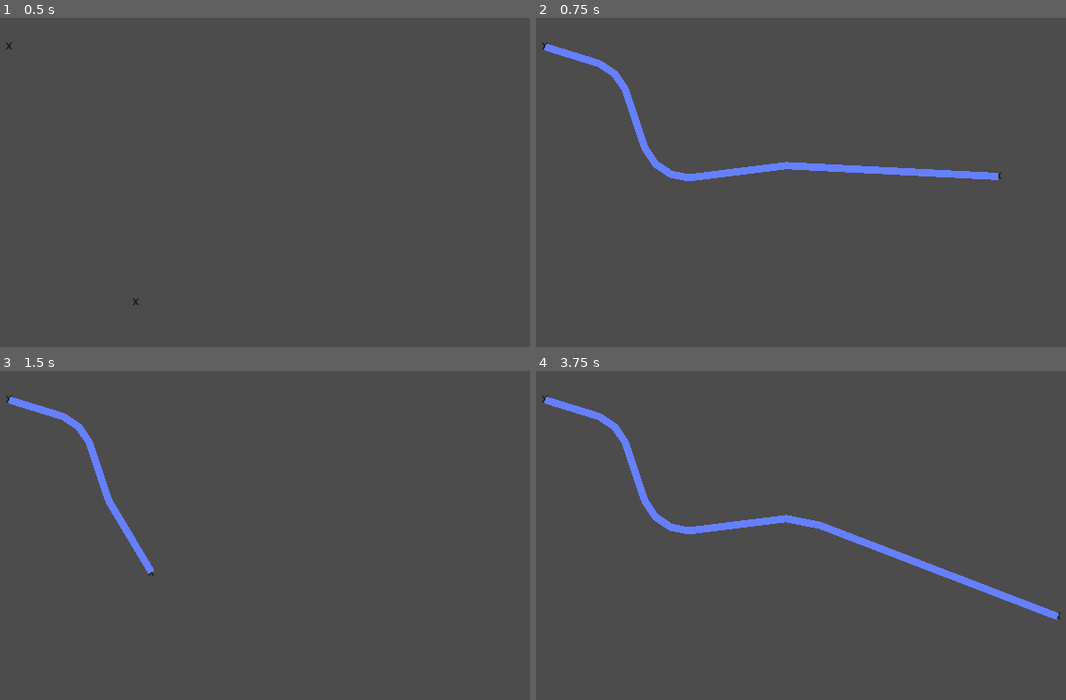
Above: before the commit, frames 1-4 (two rows, left to right).
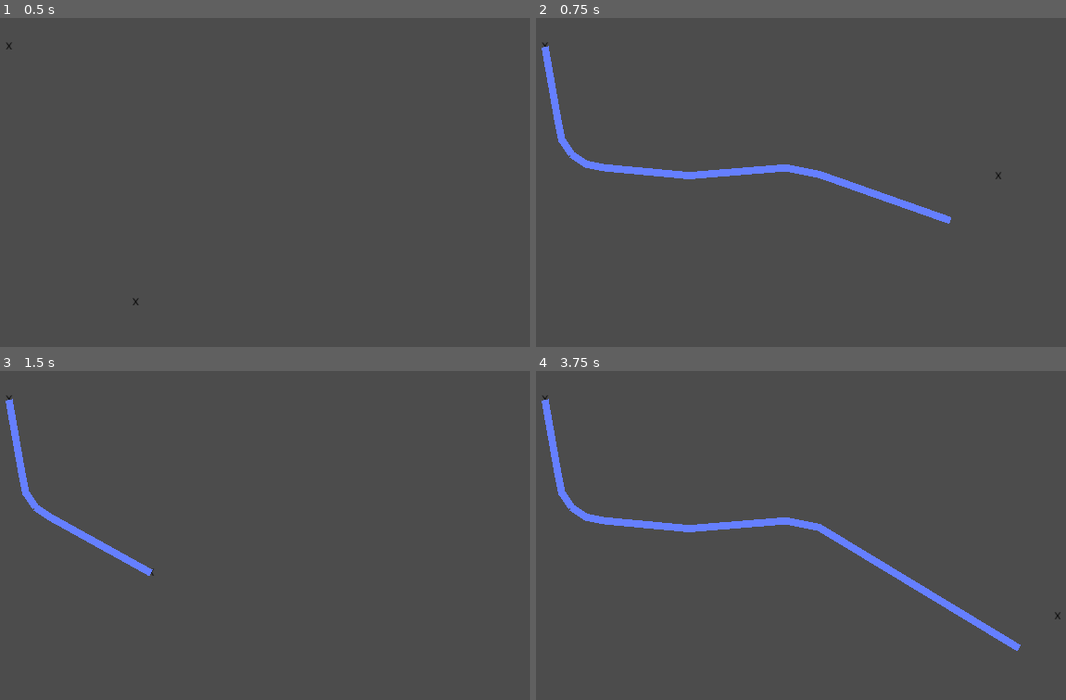
Above: after the commit, the same moments.

Repository: accmltr/top-down-defense
Game: Godot game, scene res://Scenes/pathfindingTestScene.tscn
Same seed, same stepped clock (60 frames per second), same inputs: the game is played once before the commit and once after it.
Inputs (mouse positions are in pixels of both pictures, inside the frame that each line leads up to):
- Up to frame 1 (0.5 s): no input
- Up to frame 2 (0.75 s): tap Enter at 0.5 s; move the mouse to (997, 175) at 0.52 s; press the mouse at (997, 175) at 0.53 s
- Up to frame 3 (1.5 s): tap Space at 1.25 s; move the mouse to (148, 571) at 1.27 s; release the mouse at (148, 571) at 1.28 s; click (148, 571) at 1.35 s
- Up to frame 4 (3.75 s): tap Enter at 2, 3.5 s; move the mouse to (907, 456) at 2.02 s; press the mouse at (907, 456) at 2.03 s; tap Space at 2.75 s; move the mouse to (795, 637) at 2.77 s; release the mouse at (795, 637) at 2.78 s; click (795, 637) at 2.85 s; move the mouse to (1055, 617) at 3.52 s; press the mouse at (1055, 617) at 3.53 s

Frame 1 is identical in both runs. In frame 2, 3.3% of the frame differs, in the area x 1-88%, y 7-63%; in frame 3, 1.9%; in frame 4, 3.8%, in the area x 1-99%, y 7-86%.

Commit message:
Cleaned up MapPathfinder.gd and made a nice Scene for it MapPathfinder.tscn
The pathfinder now has a .generate(colliders) function that works only on colliders with circleshapes. The base navpoly is found as a child called "BaseNavPolygon", and turret/wall infaltion distance is set at MapPathfinder.inflate_distance.

Diff:
--- /dev/null
+++ b/Top-down Defense (Godot Project)/Scenes/MapPathfinder.tscn
@@ -0,0 +1,51 @@
+[gd_scene load_steps=2 format=2]
+
+[ext_resource path="res://Scripts/MapPathfinder.gd" type="Script" id=1]
+
+[node name="MapPathfinder" type="Navigation2D"]
+script = ExtResource( 1 )
+
+[node name="BaseNavPolygon" type="Polygon2D" parent="."]
+color = Color( 0.466667, 1, 0.87451, 0.364706 )
+polygon = PoolVector2Array( 285, 81, 453, 94, 766, 434, 276, 523, 20, 276, 36, 161, 64, 27 )
+
+[node name="NavigationPolygonInstance" type="NavigationPolygonInstance" parent="."]
+
+[node name="Node2D" type="Node2D" parent="."]
+visible = false
+position = Vector2( 111, 91 )
+
+[node name="Label" type="Label" parent="Node2D"]
+modulate = Color( 0, 0, 0, 1 )
+anchor_left = 0.5
+anchor_top = 0.5
+anchor_right = 0.5
+anchor_bottom = 0.5
+margin_left = -20.0
+margin_top = -7.0
+margin_right = 20.0
+margin_bottom = 7.0
+text = "X"
+align = 1
+valign = 1
+
+[node name="Node2D2" type="Node2D" parent="."]
+visible = false
+position = Vector2( 286, 444 )
+
+[node name="Label2" type="Label" parent="Node2D2"]
+modulate = Color( 0, 0, 0, 1 )
+anchor_left = 0.5
+anchor_top = 0.5
+anchor_right = 0.5
+anchor_bottom = 0.5
+margin_left = -20.0
+margin_top = -7.0
+margin_right = 20.0
+margin_bottom = 7.0
+text = "X"
+align = 1
+valign = 1
+
+[node name="Line2D" type="Line2D" parent="."]
+visible = false
--- a/Top-down Defense (Godot Project)/Scenes/pathfindingTestScene.tscn
+++ b/Top-down Defense (Godot Project)/Scenes/pathfindingTestScene.tscn
@@ -1,6 +1,13 @@
-[gd_scene load_steps=4 format=2]
+[gd_scene load_steps=5 format=2]
 
-[ext_resource path="res://Scripts/Pathfinder.gd" type="Script" id=1]
+[ext_resource path="res://Scenes/MapPathfinder.tscn" type="PackedScene" id=1]
+
+[sub_resource type="GDScript" id=3]
+script/source = "extends Node2D
+
+func _ready():
+	$MapPathfinder.generate_navpoly($\"Circle Colliders\".get_children())
+"
 
 [sub_resource type="CircleShape2D" id=1]
 radius = 50.8035
@@ -9,10 +16,7 @@
 radius = 107.056
 
 [node name="test scene" type="Node2D"]
-
-[node name="NavigationPolygonVisualizer" type="Polygon2D" parent="."]
-color = Color( 0.121569, 0.72549, 0.129412, 1 )
-polygon = PoolVector2Array( 457, 49, 209, 14, 70, 94, 128, 272, 344, 527, 618, 537, 920, 331, 778, 5 )
+script = SubResource( 3 )
 
 [node name="Circle Colliders" type="Node" parent="."]
 
@@ -29,50 +33,13 @@
 shape = SubResource( 1 )
 
 [node name="turret4" type="CollisionShape2D" parent="Circle Colliders"]
-position = Vector2( 161, 175 )
+position = Vector2( 192, 195 )
 shape = SubResource( 1 )
 
 [node name="Wall" type="CollisionShape2D" parent="Circle Colliders"]
 position = Vector2( 444, 377 )
 shape = SubResource( 2 )
 
-[node name="Navigation2D" type="Navigation2D" parent="."]
-script = ExtResource( 1 )
-
-[node name="NavigationPolygonInstance" type="NavigationPolygonInstance" parent="Navigation2D"]
-
-[node name="Node2D" type="Node2D" parent="Navigation2D"]
-position = Vector2( 111, 91 )
-
-[node name="Label" type="Label" parent="Navigation2D/Node2D"]
-modulate = Color( 0, 0, 0, 1 )
-anchor_left = 0.5
-anchor_top = 0.5
-anchor_right = 0.5
-anchor_bottom = 0.5
-margin_left = -20.0
-margin_top = -7.0
-margin_right = 20.0
-margin_bottom = 7.0
-text = "X"
-align = 1
-valign = 1
-
-[node name="Node2D2" type="Node2D" parent="Navigation2D"]
-position = Vector2( 286, 444 )
-
-[node name="Label2" type="Label" parent="Navigation2D/Node2D2"]
-modulate = Color( 0, 0, 0, 1 )
-anchor_left = 0.5
-anchor_top = 0.5
-anchor_right = 0.5
-anchor_bottom = 0.5
-margin_left = -20.0
-margin_top = -7.0
-margin_right = 20.0
-margin_bottom = 7.0
-text = "X"
-align = 1
-valign = 1
-
-[node name="Line2D" type="Line2D" parent="Navigation2D"]
+[node name="MapPathfinder" parent="." instance=ExtResource( 1 )]
+inflate_distance = 12.0
+test_mode = true
--- /dev/null
+++ b/Top-down Defense (Godot Project)/Scripts/Libraries/Acc_Geometry.gd
@@ -0,0 +1,8 @@
+extends Node
+
+func create_circle_polygon(radius: float, pos: Vector2 = Vector2.ZERO, vertices: float = 16) -> PoolVector2Array:
+	var arm = Vector2.RIGHT * radius
+	var points = PoolVector2Array()
+	for i in vertices:
+		points.append(arm.rotated(i * 2.0 * PI / vertices) + pos)
+	return points
--- /dev/null
+++ b/Top-down Defense (Godot Project)/Scripts/MapPathfinder.gd
@@ -0,0 +1,118 @@
+extends Navigation2D
+
+class_name MapPathfinder
+
+onready var navpoly_instance = $NavigationPolygonInstance
+var base_poly: PoolVector2Array
+export var inflate_distance: float = 10
+
+export var test_mode: bool = false
+
+func _ready():
+	base_poly = $BaseNavPolygon.polygon
+	$BaseNavPolygon.queue_free()
+
+	# Testing:
+	if test_mode:
+		generate_navpoly(get_node("../Circle Colliders").get_children())
+		$Line2D.visible = true
+		$Node2D.visible = true
+		$Node2D2.visible = true
+
+# Testing:
+func _input(event):
+	if test_mode:
+		if event.is_action_pressed("LeftMouse"):
+			$Node2D2.global_position = get_global_mouse_position()
+			$Line2D.points = get_simple_path($Node2D.global_position, $Node2D2.global_position)
+
+func generate_navpoly(circleCols: Array):
+	var circles = _make_circles(circleCols)
+	var islands = _generate_islands(circles, inflate_distance)
+	var polies = _incorporate_polies(base_poly, islands)
+	_set_nav_polies(polies)
+
+func _make_circles(colliders: Array) -> PoolVector3Array:
+	# Only takes CircleShape2Ds.
+	var circles = PoolVector3Array()
+	for c in colliders:
+		circles.append(Vector3(c.global_position.x, c.global_position.y, (c.shape as CircleShape2D).radius))
+	return circles
+
+func _incorporate_polies(_base_poly: PoolVector2Array, polies: Array) -> Array:
+	var base = _base_poly
+	var contained_polies = []
+	for p in polies:
+		var res = Geometry.clip_polygons_2d(base, p)
+		if res.size() == 1:
+			base = res[0]
+		if res.size() == 2:
+			if Geometry.is_polygon_clockwise(res[0]):
+				base = res[1]
+				contained_polies.append(res[0])
+			else:
+				base = res[0]
+				contained_polies.append(res[1])
+	contained_polies.append(base)
+	return contained_polies
+
+func _set_nav_polies(polies: Array):
+	var polygon = NavigationPolygon.new()
+	for p in polies:
+		polygon.add_outline(global_transform.xform(p))
+	polygon.make_polygons_from_outlines()
+	navpoly_instance.navpoly = polygon
+
+# Make island polygons from circles:
+func _generate_islands(_circles: PoolVector3Array, _inflate_distance: float = 0) -> Array:
+	# Inflates all circles and merges overlapping ones.
+	var islands = [] # Array of PV3Arrays with elemnts of type (x_pos, y_pos, radius)
+
+	for c in _circles:
+		var belong_to = [] # record which islands element belongs to by saving island index
+		for i in islands.size():
+			for c2 in islands[i]:
+				if Vector2(c.x, c.y).distance_to(Vector2(c2.x, c2.y)) - c.z - c2.z -2.0*_inflate_distance < 0:
+					belong_to.append(i)
+					break
+
+		# Merge or create islands as neccesary:
+		if belong_to.size() == 0:
+			islands.append(PoolVector3Array([c]))
+		else:
+			var t = islands[belong_to[0]] # temp variable to store PV3Array
+			t.append(c)
+			islands[belong_to[0]] = t
+			var m = PoolVector3Array() # merged island
+			for i in belong_to:
+				for e in islands[i]:
+					m.append(e)
+			var new_islands = [m]
+			for i in islands.size():
+				if !belong_to.has(i):
+					new_islands.append(islands[i])
+			islands = new_islands
+
+	# Go through every island and create its polygon:
+	var islandPolies = []
+	for i in islands.size():
+		var ci = islands[i][0]
+		islandPolies.append(Acc_Geometry.create_circle_polygon(ci.z + _inflate_distance, Vector2(ci.x, ci.y)))
+		var doneAppended = []
+		var lastAppended = [ci]
+		while !lastAppended.empty():
+			var la = []
+			for c in lastAppended:
+				for c2 in islands[i]:
+					if c2 != c && !doneAppended.has(c2):
+						if Vector2(c.x, c.y).distance_to(Vector2(c2.x, c2.y)) - c.z - c2.z -2.0*_inflate_distance < 0:
+							islandPolies[i] = _merge_circle_to_poly(islandPolies[i], c2 + Vector3(0,0,_inflate_distance))
+							la.append(c2)
+							doneAppended.append(c2)
+			lastAppended = la
+
+	return islandPolies
+
+func _merge_circle_to_poly(p: PoolVector2Array, c: Vector3) -> PoolVector2Array:
+	var c_poly = Acc_Geometry.create_circle_polygon(c.z, Vector2(c.x, c.y))
+	return Geometry.merge_polygons_2d(p, c_poly)[0] as PoolVector2Array
--- a/Top-down Defense (Godot Project)/Scripts/Pathfinder.gd
+++ /dev/null
@@ -1,109 +0,0 @@
-extends Navigation2D
-
-class_name Pathfinder
-
-onready var poly2D = get_node("../NavigationPolygonVisualizer") as Polygon2D
-onready var circle_colliders = get_node("../Circle Colliders")
-
-func _ready():
-	var circles = PoolVector3Array()
-	for col in circle_colliders.get_children():
-		var r = col.shape.radius
-		var pos = col.global_position
-		circles.append(Vector3(pos.x, pos.y, r))
-
-	var islands = makeIslandPolies(circles, 15) # Array of island polygons.
-	var polies = incorporate_polies(poly2D.polygon, islands)
-	navpoly_set_polies(polies)
-
-	poly2D.queue_free()
-
-func _input(event):
-	if event.is_action_pressed("LeftMouse"):
-		$Node2D2.global_position = get_global_mouse_position()
-		$Line2D.points = get_simple_path($Node2D.global_position, $Node2D2.global_position)
-
-
-func incorporate_polies(base_nav_poly, polies) -> Array:
-	var base = base_nav_poly
-	var contained_polies = []
-	for p in polies:
-		var res = Geometry.clip_polygons_2d(base, p)
-		if res.size() == 1:
-			base = res[0]
-		if res.size() == 2:
-			if Geometry.is_polygon_clockwise(res[0]):
-				base = res[1]
-				contained_polies.append(res[0])
-			else:
-				base = res[0]
-				contained_polies.append(res[1])
-	contained_polies.append(base)
-	return contained_polies
-
-func navpoly_set_polies(polies: Array):
-	var polygon = NavigationPolygon.new()
-	for p in polies:
-		polygon.add_outline(global_transform.xform(p))
-	polygon.make_polygons_from_outlines()
-	$NavigationPolygonInstance.navpoly = polygon
-
-func makeIslandPolies(circles: PoolVector3Array, inflate_distance: float = 0) -> Array:
-	# Inflates all circles and merges overlapping ones.
-	var islands = [] # Array of PV3Arrays with elemnts of type (x_pos, y_pos, radius)
-
-	for c in circles:
-		var belong_to = [] # record which islands element belongs to by saving island index
-		for i in islands.size():
-			for c2 in islands[i]:
-				if Vector2(c.x, c.y).distance_to(Vector2(c2.x, c2.y)) - c.z - c2.z -2.0*inflate_distance < 0:
-					belong_to.append(i)
-					break
-
-		# Merge or create islands as neccesary:
-		if belong_to.size() == 0:
-			islands.append(PoolVector3Array([c]))
-		else:
-			var t = islands[belong_to[0]] # temp variable to store PV3Array
-			t.append(c)
-			islands[belong_to[0]] = t
-			var m = PoolVector3Array() # merged island
-			for i in belong_to:
-				for e in islands[i]:
-					m.append(e)
-			var new_islands = [m]
-			for i in islands.size():
-				if !belong_to.has(i):
-					new_islands.append(islands[i])
-			islands = new_islands
-
-	# Go through every island and create its polygon:
-	var islandPolies = []
-	for i in islands.size():
-		var ci = islands[i][0]
-		islandPolies.append(makeCirclePolygon(ci.z + inflate_distance, Vector2(ci.x, ci.y)))
-		var doneAppended = []
-		var lastAppended = [ci]
-		while !lastAppended.empty():
-			var la = []
-			for c in lastAppended:
-				for c2 in islands[i]:
-					if c2 != c && !doneAppended.has(c2):
-						if Vector2(c.x, c.y).distance_to(Vector2(c2.x, c2.y)) - c.z - c2.z -2.0*inflate_distance < 0:
-							islandPolies[i] = mergeCircleToPoly(islandPolies[i], c2 + Vector3(0,0,inflate_distance))
-							la.append(c2)
-							doneAppended.append(c2)
-			lastAppended = la
-
-	return islandPolies
-
-func mergeCircleToPoly(p: PoolVector2Array, c: Vector3) -> PoolVector2Array:
-	var c_poly = makeCirclePolygon(c.z, Vector2(c.x, c.y))
-	return Geometry.merge_polygons_2d(p, c_poly)[0] as PoolVector2Array
-
-func makeCirclePolygon(radius: float, pos: Vector2 = Vector2.ZERO, vertices: float = 16) -> PoolVector2Array:
-	var arm = Vector2.RIGHT * radius
-	var points = PoolVector2Array()
-	for i in vertices:
-		points.append(arm.rotated(i * 2.0 * PI / vertices) + pos)
-	return points
--- a/Top-down Defense (Godot Project)/project.godot
+++ b/Top-down Defense (Godot Project)/project.godot
@@ -44,15 +44,15 @@
 "language": "GDScript",
 "path": "res://Scripts/Map.gd"
 }, {
+"base": "Navigation2D",
+"class": "MapPathfinder",
+"language": "GDScript",
+"path": "res://Scripts/MapPathfinder.gd"
+}, {
 "base": "Enemy",
 "class": "MeleeEnemy",
 "language": "GDScript",
 "path": "res://Scripts/Enemy Related/Enemies/MeleeEnemy.gd"
-}, {
-"base": "Navigation2D",
-"class": "Pathfinder",
-"language": "GDScript",
-"path": "res://Scripts/Pathfinder.gd"
 }, {
 "base": "AttackExecution",
 "class": "PerimeterSplashAttackExecution",
@@ -112,8 +112,8 @@
 "Health": "",
 "MachineGunTurret": "",
 "Map": "",
+"MapPathfinder": "",
 "MeleeEnemy": "",
-"Pathfinder": "",
 "PerimeterSplashAttackExecution": "",
 "PlayerStructure": "",
 "Projectile": "",
@@ -133,6 +133,7 @@
 
 [autoload]
 
+Acc_Geometry="*res://Scripts/Libraries/Acc_Geometry.gd"
 MapRefs="*res://Scripts/MapRefs.gd"
 
 [display]
